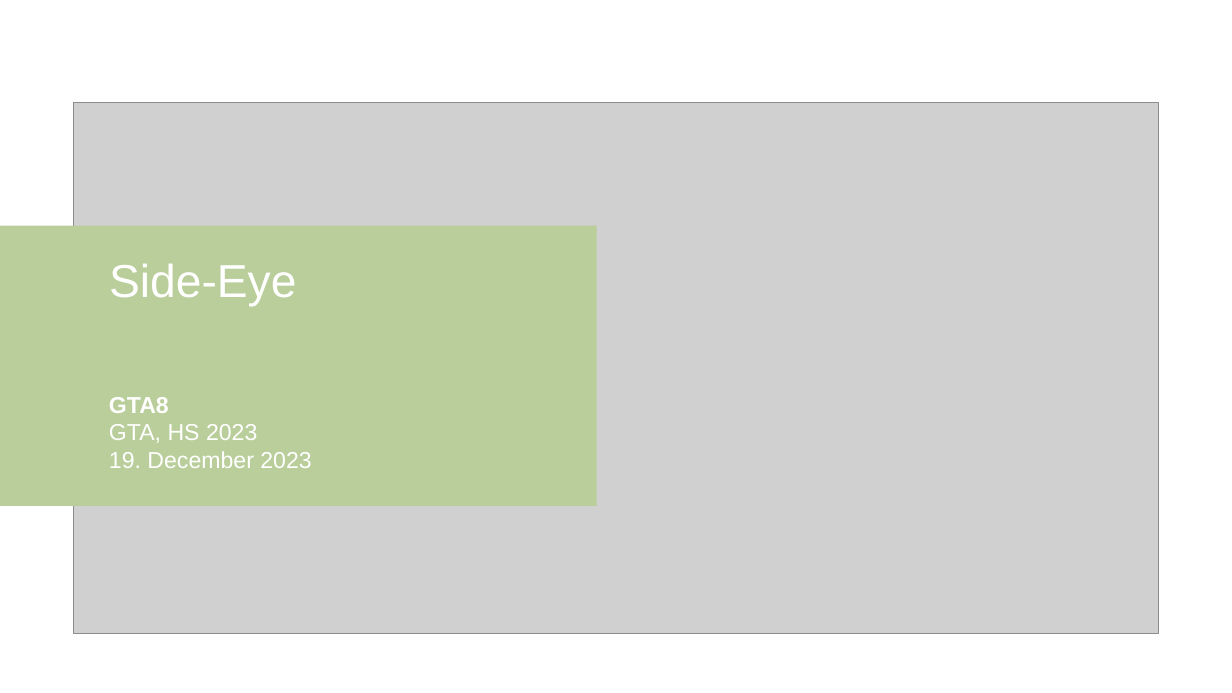
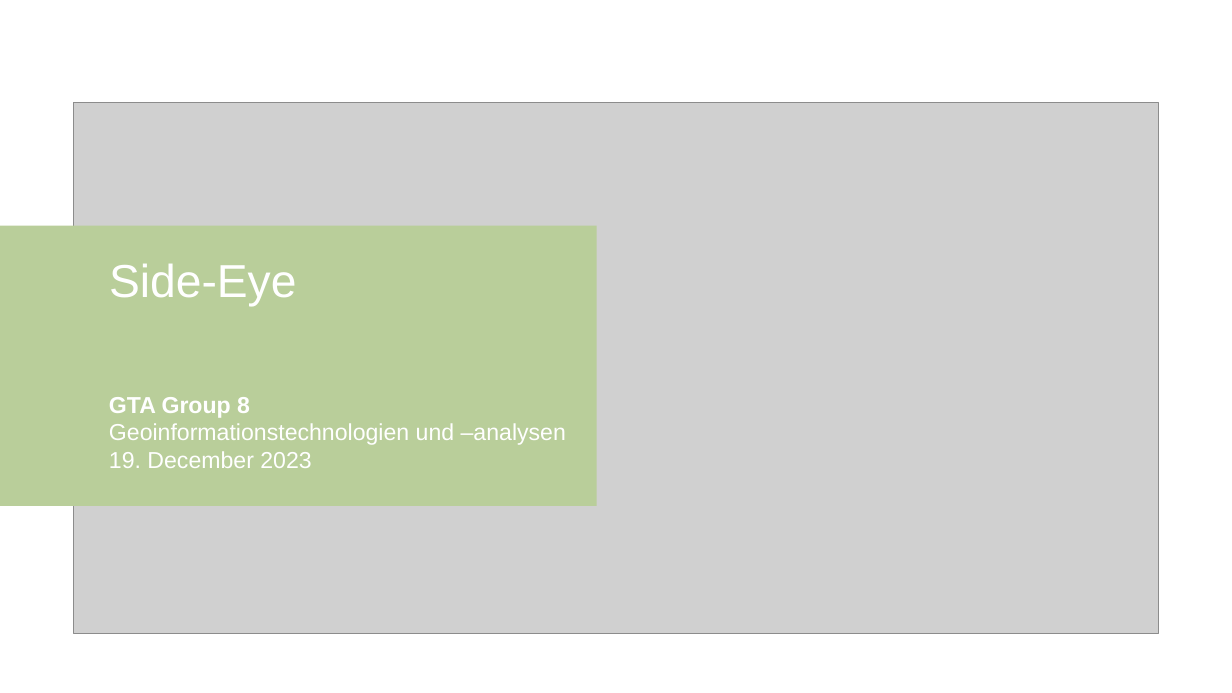
Before and after one commit to blc460/GTA8, a slide deck: slide 1 of final-presentation-GTA8.pptx. Drawn at 1232x693 pixels with LibreOffice and Linux fonts; fonts in the diff are those of the drawing; grey boxes stand for pictures; background and template pictures are left out. Boxes give left, top, right and bottom in pixels: in the first picture for what was removed or moved away, otherwise in the second. Text is boxed around its words. In the diff, an @@ line names an element or a change of style, - is before the commit and + after.

```diff
--- a/final-presentation-GTA8.pptx
+++ b/final-presentation-GTA8.pptx
@@ text at (109, 397, 566, 468): text changed @@
-GTA8
-GTA, HS 2023
-19. December 2023
+GTA Group 8
+Geoinformationstechnologien und –analysen 19. December 2023
```
Also in this commit, not shown: 2 other slides changed, 3 slides added.
